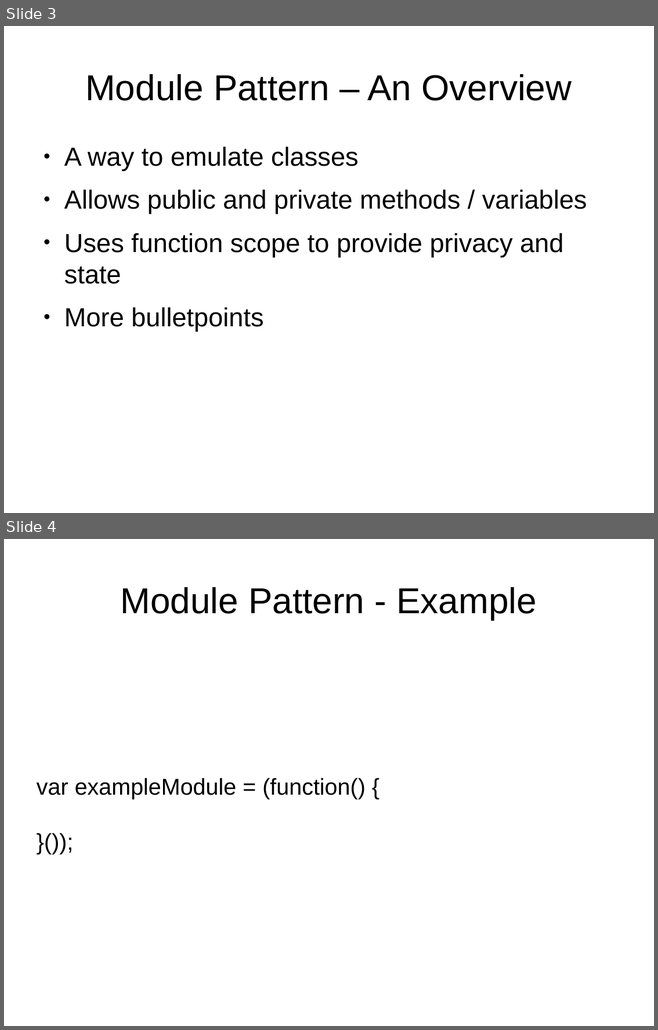
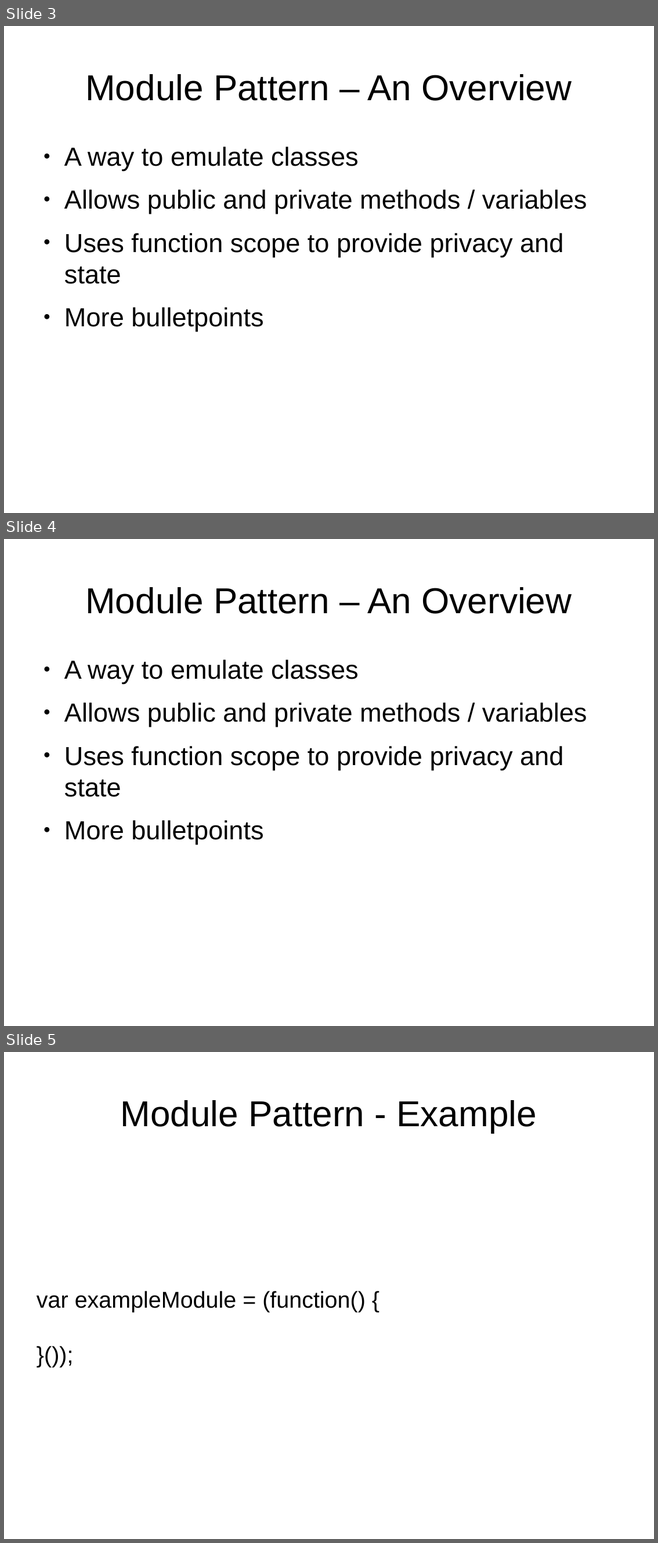
Before and after one commit to sattler/javascript-seminar-2015, a slide deck: presentation/Presentation.odp. Shown one above the other, each under a label of ours: slides 3 and 4 before the commit, slides 3, 4 and 5 after it. The pictures are 658x1030 and 658x1543 pixels, drawn with LibreOffice and Linux fonts; fonts in the diff are those of the drawing. Boxes give left, top, right and bottom in pixels: in the first picture for what was removed or moved away, otherwise in the second. Text is boxed around its words. In the diff, an @@ line names an element or a change of style, - is before the commit and + after.

Commit message:
Added bulletpoints that allow a general overview of the planned content of the "our app" chapter

```diff
--- a/presentation/Presentation.odp
+++ b/presentation/Presentation.odp
@@ slide 4 added at (4,539,654,1026), background #FFFFFF @@
@@ title added at (85,587,572,614), 44 pt, text #000000 @@
+Module Pattern – An Overview
@@ text added at (64,660,587,845), 32 pt, text #000000 @@
+● A way to emulate classes
+● Allows public and private methods / variables
+● Uses function scope to provide privacy and state
+● More bulletpoints
@@ what was slide 4 is now slide 5 @@
```
Also in this commit, not shown: 2 other slides added.
